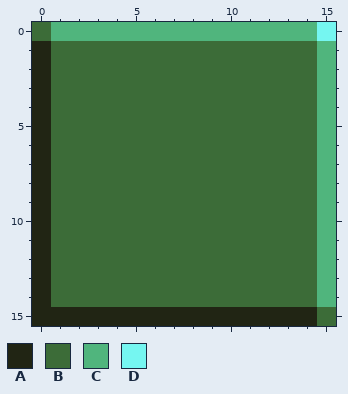
File history of a pixel-art file, core/assets/tile-active.ase. That is the earlier state.
16x16 pixels, 1 frame.
Palette (. is transparent): A #212514  B #3c6c38  C #50b57d  D #75f6f1
The same view after the edit:
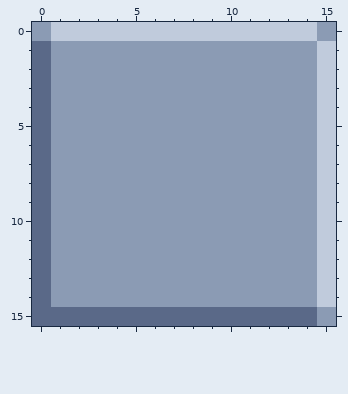
Changes in this commit:
@@ palette @@
-A #212514
+A #5a6988
-B #3c6c38
+B #8b9bb4
-C #50b57d
+C #c0cbdc
@@ x 13..15 @@
- 0 CCD
+ 0 CCB
  1 BBC
Where, in picture pixels (left, top, right, bottom), the same in both pictures:
changed: (32, 22, 336, 326)
